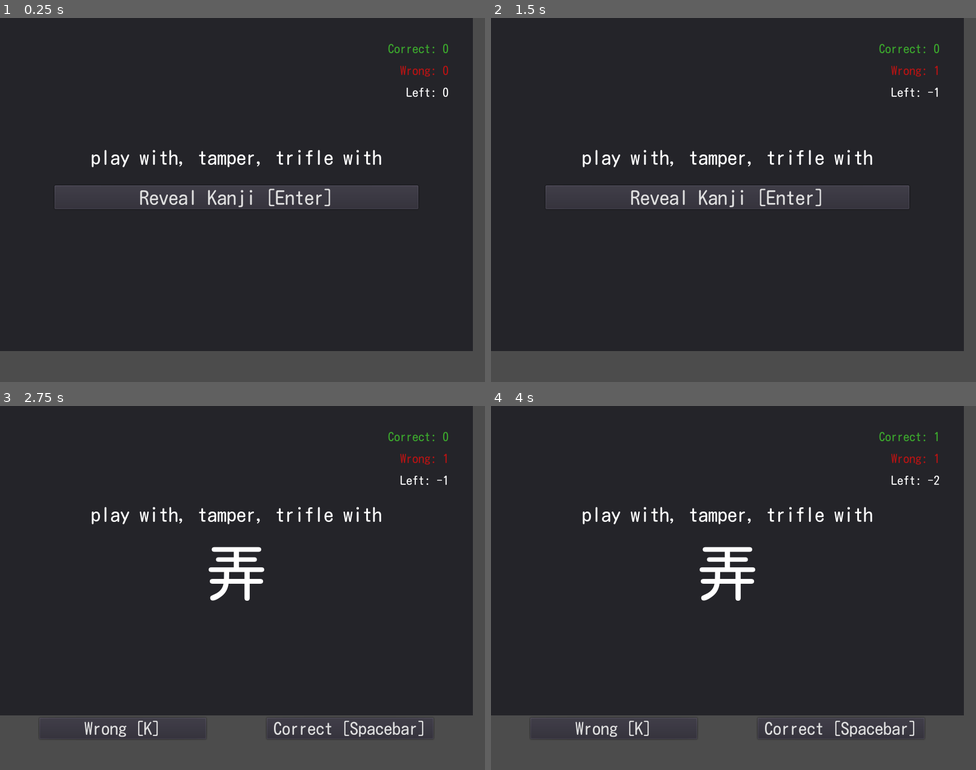
Above: before the commit, frames 1-4 (two rows, left to right).
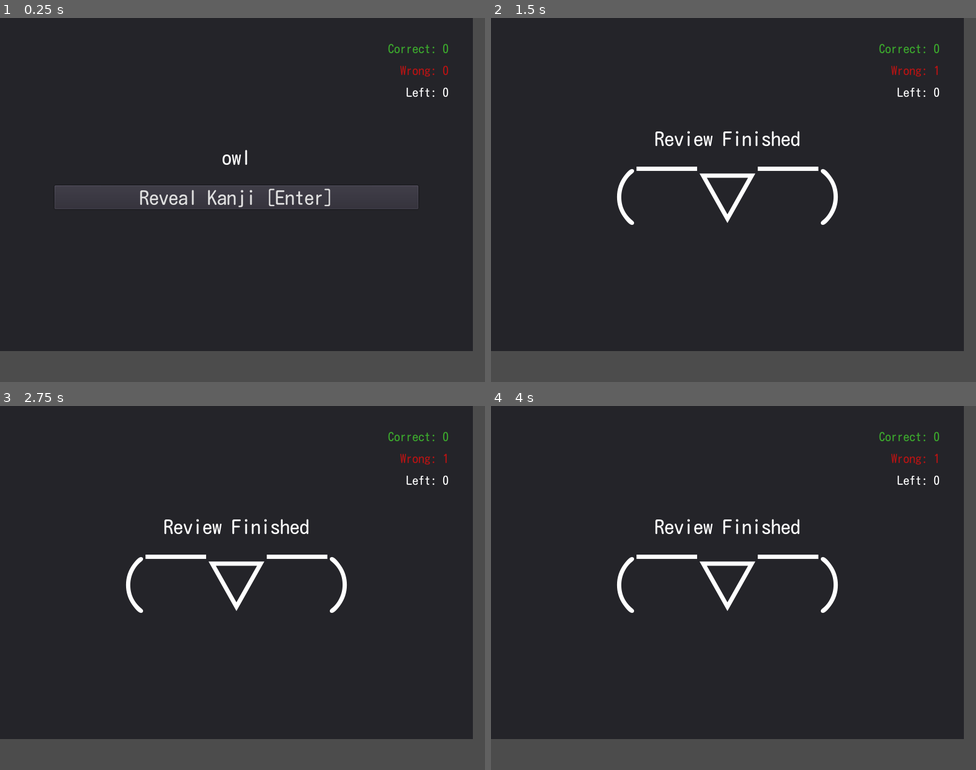
Above: after the commit, the same moments.

Repository: krasi070/know-your-kanji
Game: Godot game, scene res://scenes/ReviewWindow.tscn
Same seed, same stepped clock (60 frames per second), same inputs: the game is played once before the commit and once after it. This scene is started directly instead of the project's main scene.
Inputs (mouse positions are in pixels of both pictures, inside the frame that each line leads up to):
- Up to frame 1 (0.25 s): no input
- Up to frame 2 (1.5 s): click "Reveal Kanji [Enter]" at 0.5 s; click "Wrong [K]" at 1.25 s
- Up to frame 3 (2.75 s): click (237, 584) at 2 s, where only the run before the commit has a clickable "Reveal Kanji [Enter]"
- Up to frame 4 (4 s): click (840, 729) at 2.75 s, where only the run before the commit has a clickable "Correct [Spacebar]"; click (728, 584) at 3.5 s, where only the run before the commit has a clickable "Reveal Kanji [Enter]"

The runs differ from the first frame. In frame 1, 0.7% of the frame differs, in the area x 18-79%, y 36-41%; in frame 2, 5.4%; in frame 3, 7.7%; in frame 4, 7.7%, in the area x 0-98%, y 7-92%.

Commit message:
Add go to next kanji functionality in ReviewWindow

Diff:
--- a/scripts/KanjiManager.gd
+++ b/scripts/KanjiManager.gd
@@ -13,9 +13,11 @@
 	return kanji_arr
 
 
-func get_sorted_kanji_arr() -> Array:
+func get_sorted_kanji_arr(amount: int = 0) -> Array:
 	var sorted = kanji_arr.duplicate(true)
 	sorted.sort_custom(self, "kanji_weight_comparison")
+	if amount > 0:
+		return sorted.slice(0, amount - 1)
 	return sorted
 
 
--- a/scripts/ReviewWindow.gd
+++ b/scripts/ReviewWindow.gd
@@ -1,11 +1,16 @@
 extends VBoxContainer
 
-enum State {HIDE_KANJI, SHOW_KANJI}
+enum State {HIDE_KANJI, SHOW_KANJI, FINISHED_REVIEW}
+
+const FINISHED_REVIEW_MSG = "Review Finished"
+const FINISHED_REVIEW_KAOMOJI = "(￣▽￣)"
 
 var state setget switch_state
 var correct := 0
 var wrong := 0
 var left := 0
+var kanji_manager
+var kanji_arr : Array
 
 onready var correct_counter := $Panel/CounterContainer/CorrectCount
 onready var wrong_counter := $Panel/CounterContainer/WrongCount
@@ -18,6 +23,14 @@
 
 
 func _ready():
+	# Prepare kanji to review
+	kanji_manager = load("res://scripts/KanjiManager.gd").new()
+	kanji_arr = kanji_manager.get_sorted_kanji_arr(1) # Hardcoded value
+	kanji_arr = randomize_arr(kanji_arr)
+	print(kanji_arr)
+	left = 1 # Hardcoded value
+	go_to_next_kanji()
+	# Add button signal connections
 	reveal_button.connect("button_up", self, "switch_state", [State.SHOW_KANJI])
 	correct_button.connect("button_up", self, "_on_Correct_button_up")
 	wrong_button.connect("button_up", self, "_on_Wrong_button_up")
@@ -37,10 +50,16 @@
 
 
 func go_to_next_kanji() -> void:
-	left -= 1
-	left_counter.text = "Left: %d" % left
-	switch_state(State.HIDE_KANJI)
-	# Continue to next kanji
+	if left > 0:
+		left -= 1
+		left_counter.text = "Left: %d" % left
+		var kanji = kanji_arr.pop_back()
+		kanji_label.text = kanji["Kanji"]
+		meanings_label.text = kanji["Meaning"]
+		switch_state(State.HIDE_KANJI)
+	else:
+		# No next kanji
+		switch_state(State.FINISHED_REVIEW)
 
 
 func switch_state(s) -> void:
@@ -51,6 +70,8 @@
 		State.SHOW_KANJI:
 			show_kanji()
 			state = s
+		State.FINISHED_REVIEW:
+			finish_review()
 		_:
 			open_dialog("Error", "Tried to access an uknown state!")
 
@@ -79,5 +100,31 @@
 	wrong_button.disabled = false
 
 
+func finish_review() -> void:
+	# Hide and disable reveal button
+	reveal_button.hide()
+	reveal_button.disabled = true
+	# Show kanji answer
+	kanji_label.show()
+	# Hide and disable correct/wrong buttons
+	$ButtonContainer.hide()
+	correct_button.disabled = true
+	wrong_button.disabled = true
+	# Show finish review messages
+	meanings_label.text = FINISHED_REVIEW_MSG
+	kanji_label.text = FINISHED_REVIEW_KAOMOJI
+
+
 func open_dialog(title: String, msg: String) -> void:
 	pass
+
+
+func randomize_arr(arr: Array) -> Array:
+	randomize()
+	var rand_arr = []
+	var indexes = range(arr.size())
+	for i in range(arr.size()):
+		var rand_index = randi() % indexes.size()
+		rand_arr.append(arr[indexes[rand_index]])
+		indexes.remove(rand_index)
+	return rand_arr
